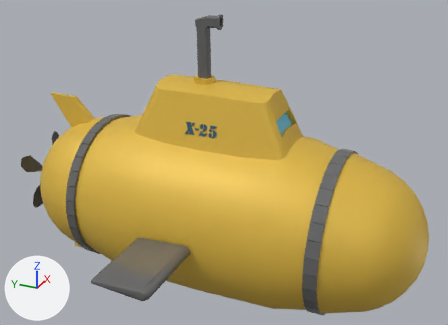
What one commit did to the Blender file Blender/submarine.blend.
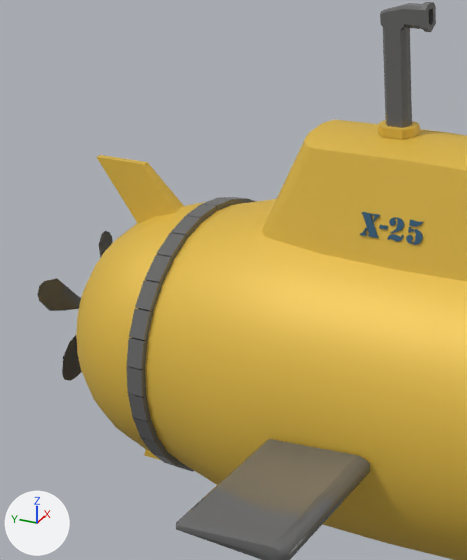
There are two pictures of each version: one whole from a 50 mm lens placed at (-6.2, -3.04, 3.72), pointed at (0.09, -0.21, 0.57), one close up on the part from 0% to 53% of the width and 4% to 92% of the height. Lighting does not change. The marker at lower left points along +X, +Y and +Z.

In view in the first close-up: 'fins', 'screw', 'submarine'.
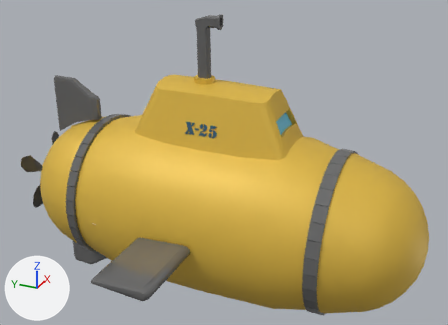
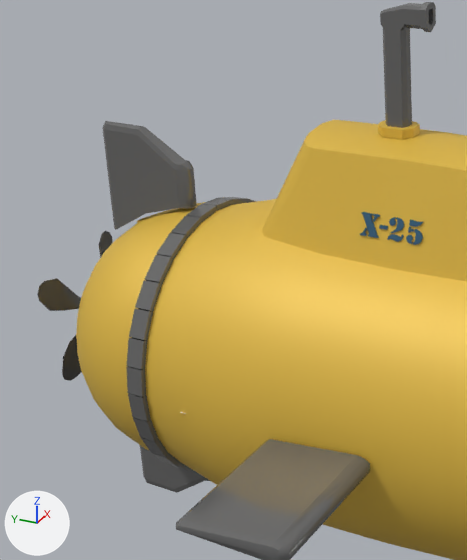
Pixel boxes (x1, y1, x2, y2) of what changed, in the close-ups (467 x 560 px; the box of a moved part takes in the faces that stretch with it):
'rudder', added
    after: (103, 121, 210, 493)
part 1 of me_sphere, moved or reshaped (not visible afterwards)
    before: (144, 449, 160, 460)
part 2 of me_sphere, moved or reshaped
    before: (97, 155, 184, 224)
    after: (137, 208, 180, 224)
part 3 of me_sphere, shading changed
    both: (76, 2, 467, 560)

Edits to the bpy script that builds the scene:
```text
Change me_sphere:
    used by ob_submarine; location = (0.0, 1.598, 0.0); rotation_euler = (1.571, 0.0, 0.0), in degrees (90, 0, 0)
    remove me_sphere.from_pydata(...)  # 8714 vertices, 12230 faces; spans x -1.06..1.06, y -1.15..2.37, z -0.73..4.3
    add me_sphere.from_pydata(...)  # 8714 vertices, 12230 faces; spans x -1.06..1.06, y -1.06..2.37, z -0.73..4.3
    me_sphere part 1: all 2 vertices in x -0.02..0.02, y -1.15, z -0.53 are moved by (0.0, 0.41, 0.2)
    me_sphere part 2: all 9 vertices in x -0.03..0.03, y 1.16, z -0.64..-0.25 are turned -20.5 degrees about the x axis through their middle, then moved by (0.0, -0.35, 0.27)
    me_sphere part 3: edges marked sharp go from 8287 to 8269
Add me_cube_002:
    me_cube_002.from_pydata(...)  # 84 vertices, 80 faces; spans x -9.55..-0.86, y -1.0..1.09, z -0.92..0.92
    me_cube_002.polygons.foreach_set('use_smooth', [True] * 80)
    me_cube_002.materials.append(mat_metalband)  # grey #777777
Add ob_rudder:
    ob_rudder = bpy.data.objects.new('rudder', me_cube_002)
    ob_rudder.location = (-0.004, 1.815, -1.692)
    ob_rudder.rotation_euler = (0.0, 1.571, 0.0)  # degrees (0, 90, 0)
    ob_rudder.scale = (0.325, 0.325, 0.066)
```
